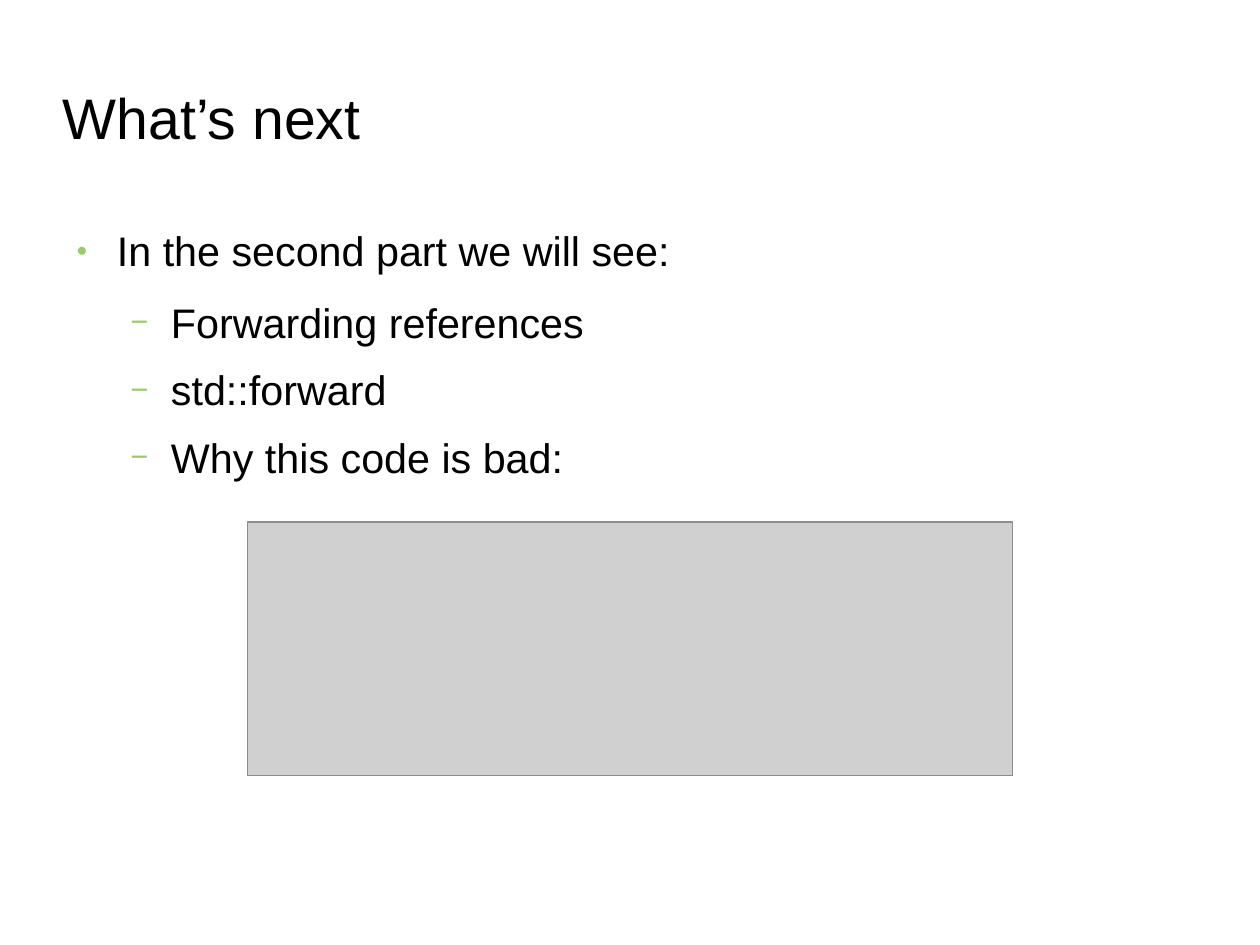
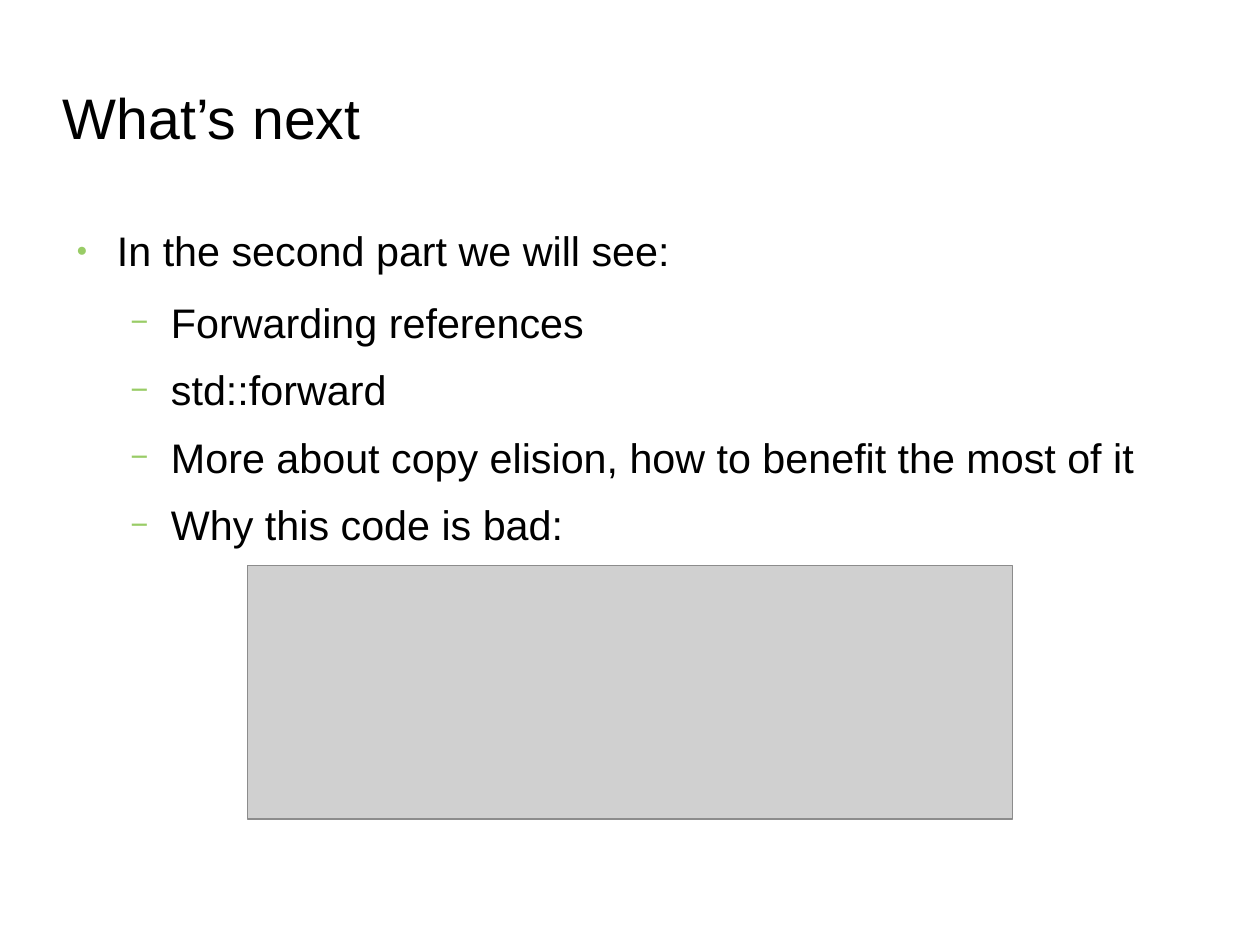
Before and after one commit to FranckRJ/CPP-trainings, a slide deck: slide 22 of traning-move.pt1.odp (slide 21 before the commit). Drawn at 1260x945 pixels with LibreOffice and Linux fonts; fonts in the diff are those of the drawing; grey boxes stand for pictures; background and template pictures are left out. Boxes give left, top, right and bottom in pixels: in the first picture for what was removed or moved away, otherwise in the second. Text is boxed around its words. In the diff, an @@ line names an element or a change of style, - is before the commit and + after.

Commit message:
Modif mineure sur la copy elision + exemple de quand ça ne marche pas.

```diff
--- a/traning-move.pt1.odp
+++ b/traning-move.pt1.odp
@@ text at [171, 443, 1134, 481]: paragraph added @@
+  − More about copy elision, how to benefit the most of it
@@ picture: place and size @@
-picture at [248, 523, 1013, 776]
+picture at [248, 565, 1013, 819]
```
Also in this commit, not shown: 3 other slides changed, 1 slide added, 1 other file.
